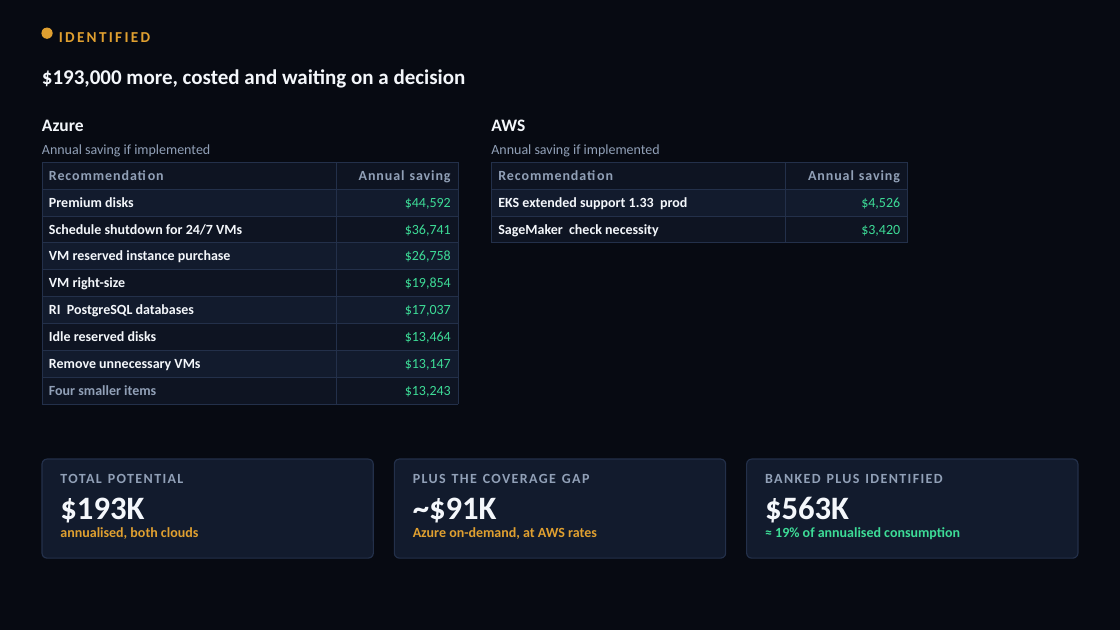
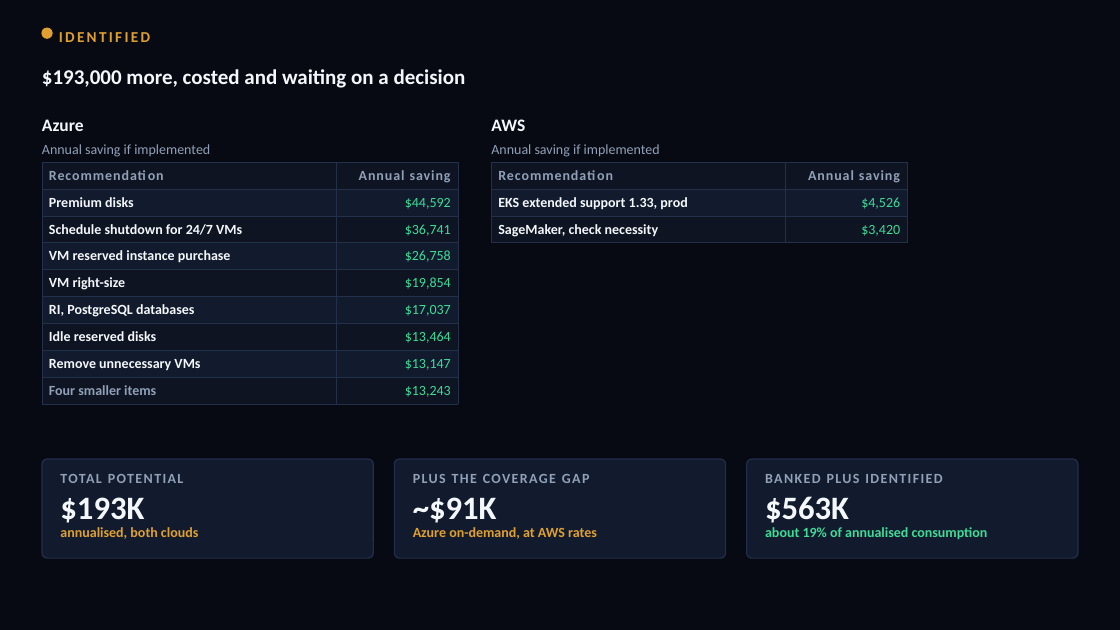
Before and after one commit to arielga5-code/Finops, a slide deck: slide 29 of deck/Harel_Cloud_Cost_CIO_Final.pptx. Drawn at 1120x630 pixels with LibreOffice and Linux fonts; fonts in the diff are those of the drawing. Boxes give left, top, right and bottom in pixels: in the first picture for what was removed or moved away, otherwise in the second. Text is boxed around its words. In the diff, an @@ line names an element or a change of style, - is before the commit and + after.

```diff
--- a/deck/Harel_Cloud_Cost_CIO_Final.pptx
+++ b/deck/Harel_Cloud_Cost_CIO_Final.pptx
@@ table at <box>42,162,458,404</box> @@
-row 6, column 1: RI PostgreSQL databases
+row 6, column 1: RI, PostgreSQL databases
@@ table at <box>492,162,907,243</box> @@
-row 2, column 1: EKS extended support 1.33 prod
+row 2, column 1: EKS extended support 1.33, prod
-row 3, column 1: SageMaker check necessity
+row 3, column 1: SageMaker, check necessity
@@ text at <box>765,527,988,539</box>: text changed @@
-≈ 19% of annualised consumption
+about 19% of annualised consumption
```
Also in this commit, not shown: 32 other slides changed, 1 slide removed, 6 other files.
